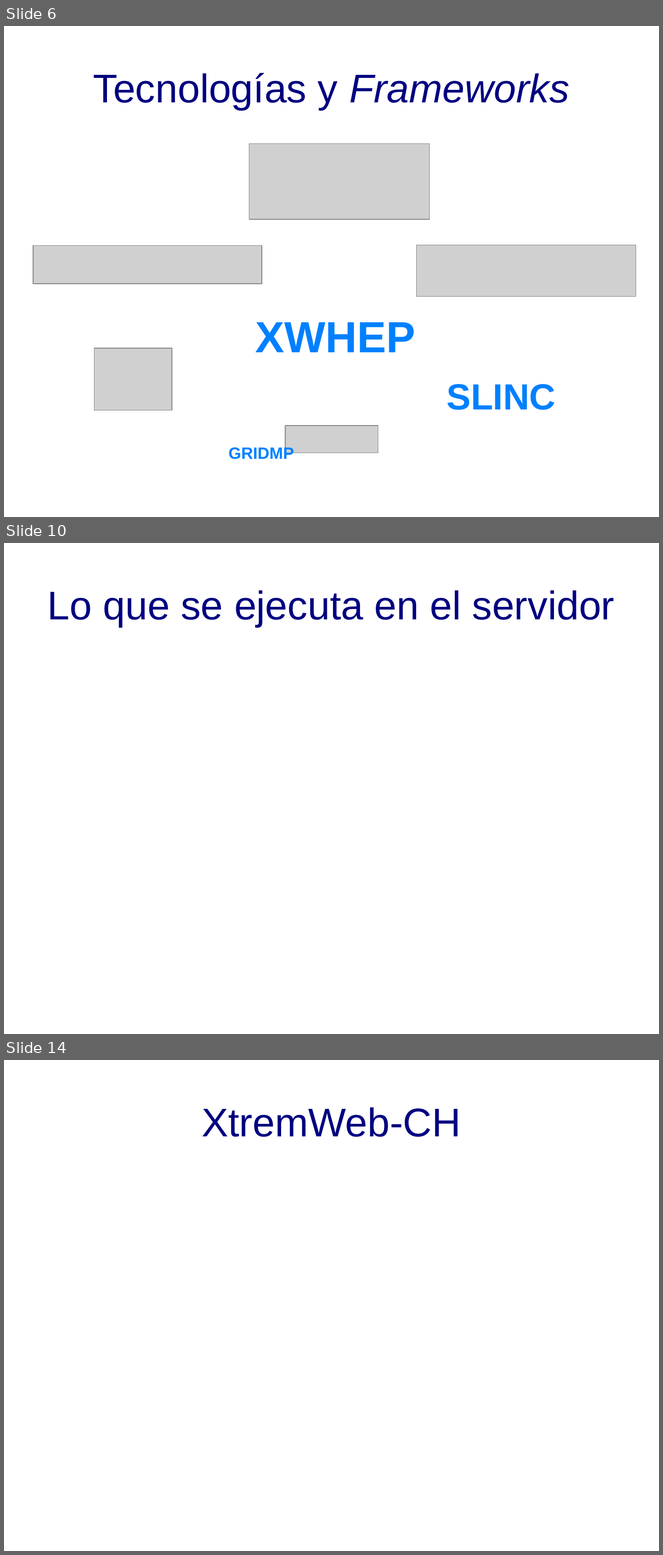
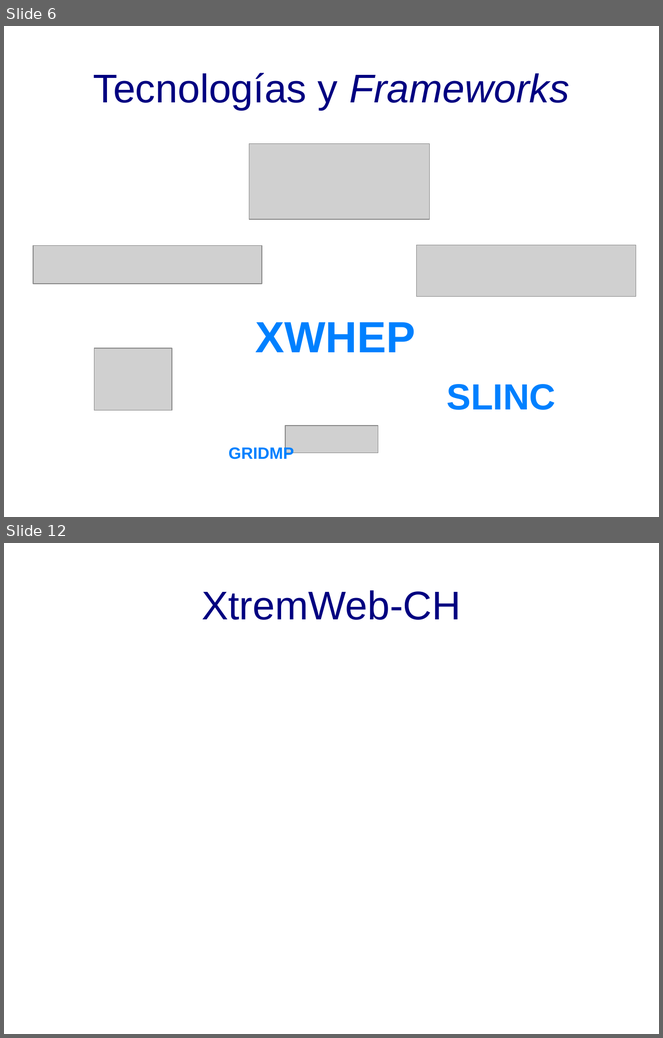
Before and after one commit to DesignJuggler/fasdkfjhasdlkjfhasldkjhfalsjdfasdf, a slide deck: TFI_Jorge_Sanchez_Presentacion.odp. Shown one above the other, each under a label of ours: slides 6, 10 and 14 before the commit, slides 6 and 12 after it; the slides between them are not shown. The pictures are 663x1555 and 663x1038 pixels, drawn with LibreOffice and Linux fonts; fonts in the diff are those of the drawing; grey boxes stand for pictures; background and template pictures are left out. Boxes give left, top, right and bottom in pixels: in the first picture for what was removed or moved away, otherwise in the second. Text is boxed around its words. In the diff, an @@ line names an element or a change of style, - is before the commit and + after.

```diff
--- a/TFI_Jorge_Sanchez_Presentacion.odp
+++ b/TFI_Jorge_Sanchez_Presentacion.odp
@@ slide 10 removed at [4, 543, 659, 1034], background picture (left out) @@
@@ title removed at [48, 590, 615, 627] @@
-Lo que se ejecuta en el servidor
@@ what was slide 14 is now slide 12 @@
```
Also in this commit, not shown: 5 slides changed, 1 other slide removed.
